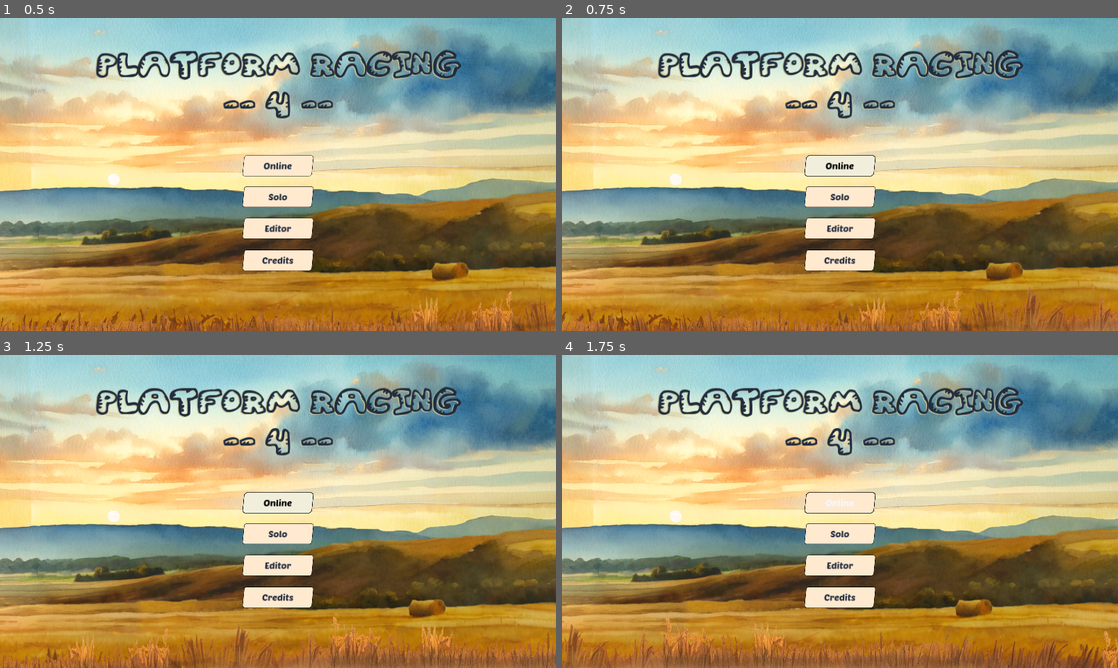
Above: before the commit, frames 1-4 (two rows, left to right).
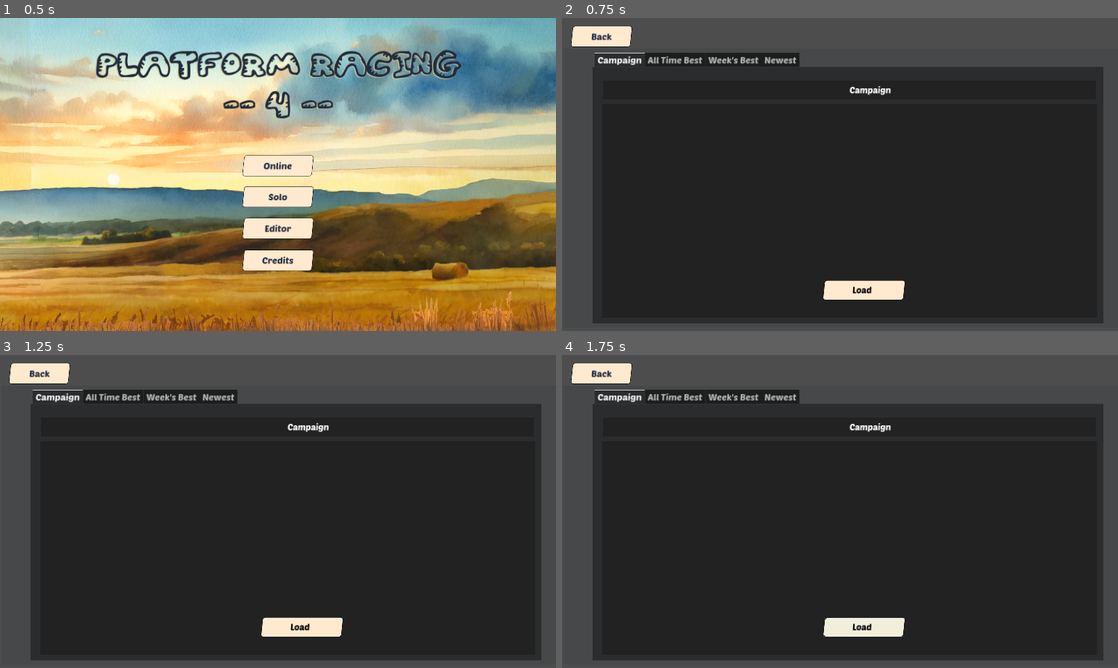
Above: after the commit, the same moments.

Repository: jacob-grahn/platform-racing-4
Game: Godot game, scene res://main/Main.tscn
Same seed, same stepped clock (60 frames per second), same inputs: the game is played once before the commit and once after it.
Inputs (mouse positions are in pixels of both pictures, inside the frame that each line leads up to):
- Up to frame 1 (0.5 s): no input
- Up to frame 2 (0.75 s): click "Online" at 0.5 s
- Up to frame 3 (1.25 s): no input
- Up to frame 4 (1.75 s): click (862, 627) at 1.25 s, where only the run after the commit has a clickable "Load"

Frame 1 is identical in both runs. In frame 2, 98% of the frame differs, in the area x 0-100%, y 0-100%; in frame 3, 98%; in frame 4, 98%.

Commit message:
Add list campaign, all time best, week's best and newest levels from PR2 and allow playing

Diff:
--- a/client/pages/editor/save_panel/save_panel.tscn
+++ b/client/pages/editor/save_panel/save_panel.tscn
@@ -18,12 +18,14 @@
 
 [node name="BigPanel" type="Panel" parent="."]
 modulate = Color(1, 1, 1, 0.976471)
+layout_mode = 0
 offset_left = -125.0
 offset_top = -115.0
 offset_right = 2068.0
 offset_bottom = 1194.0
 
 [node name="SmallPanel" type="Panel" parent="."]
+layout_mode = 0
 offset_left = 684.0
 offset_top = 261.0
 offset_right = 1294.0
--- a/client/pages/lobby/Lobby.tscn
+++ b/client/pages/lobby/Lobby.tscn
@@ -1,7 +1,8 @@
-[gd_scene load_steps=3 format=3 uid="uid://deiu5ka4ihdm5"]
+[gd_scene load_steps=4 format=3 uid="uid://deiu5ka4ihdm5"]
 
 [ext_resource type="Theme" uid="uid://cf25w553mynfo" path="res://theme.tres" id="1_4b3kv"]
 [ext_resource type="Script" path="res://pages/lobby/lobby.gd" id="1_aqp3w"]
+[ext_resource type="PackedScene" uid="uid://b7adgqavn0stv" path="res://pages/lobby/level_panel/LevelPanel.tscn" id="3_oq36o"]
 
 [node name="Lobby" type="Control"]
 layout_mode = 3
@@ -12,23 +13,8 @@
 grow_vertical = 2
 script = ExtResource("1_aqp3w")
 
-[node name="PlayButton" type="Button" parent="."]
-layout_mode = 1
-anchors_preset = 8
-anchor_left = 0.5
-anchor_top = 0.5
-anchor_right = 0.5
-anchor_bottom = 0.5
-offset_left = -674.0
-offset_top = -92.0
-offset_right = -334.0
-offset_bottom = -21.0
-grow_horizontal = 2
-grow_vertical = 2
-theme = ExtResource("1_4b3kv")
-text = "Play PR2 Level"
-
 [node name="BackButton" type="Button" parent="."]
+layout_mode = 0
 offset_left = 34.0
 offset_top = 28.0
 offset_right = 239.0
@@ -36,19 +22,5 @@
 theme = ExtResource("1_4b3kv")
 text = "Back"
 
-[node name="TextEdit" type="TextEdit" parent="."]
-layout_mode = 0
-offset_left = 693.0
-offset_top = 457.0
-offset_right = 1097.0
-offset_bottom = 520.0
-theme = ExtResource("1_4b3kv")
-text = "50815"
-
-[node name="Label" type="Label" parent="."]
-layout_mode = 0
-offset_left = 58.0
-offset_top = 56.0
-offset_right = 868.0
-offset_bottom = 95.0
-text = "Some single player stuff that wroks offline goes here..."
+[node name="LevelPanel" parent="." instance=ExtResource("3_oq36o")]
+position = Vector2(10, 43)
--- /dev/null
+++ b/client/pages/lobby/level_panel/LayerPanelTest.tscn
@@ -0,0 +1,18 @@
+[gd_scene load_steps=4 format=3 uid="uid://bi7bs5kv2g3ih"]
+
+[ext_resource type="Script" path="res://pages/editor/layer_panel/LayerPanelTest.gd" id="1_jfd33"]
+[ext_resource type="PackedScene" uid="uid://cntljr72fl7i0" path="res://pages/editor/layer_panel/LayerPanel.tscn" id="2_yewe5"]
+[ext_resource type="PackedScene" uid="uid://5mtmnjtpkf4q" path="res://layers/Layers.tscn" id="3_rbdeh"]
+
+[node name="LayerPanelTest" type="Node2D"]
+script = ExtResource("1_jfd33")
+
+[node name="LayerPanel" parent="." instance=ExtResource("2_yewe5")]
+position = Vector2(400, 349)
+
+[node name="Layers" parent="." instance=ExtResource("3_rbdeh")]
+position = Vector2(568, 1679)
+
+[node name="Art 1" type="ParallaxBackground" parent="Layers"]
+
+[node name="Blocks" type="ParallaxBackground" parent="Layers"]
--- /dev/null
+++ b/client/pages/lobby/level_panel/LevelPanel.gd
@@ -0,0 +1 @@
+extends Node2D
--- /dev/null
+++ b/client/pages/lobby/level_panel/LevelPanel.tscn
@@ -0,0 +1,56 @@
+[gd_scene load_steps=3 format=3 uid="uid://b7adgqavn0stv"]
+
+[ext_resource type="Script" path="res://pages/lobby/level_panel/LevelPanel.gd" id="1_tl1gd"]
+[ext_resource type="PackedScene" uid="uid://cyn14d54c83tf" path="res://pages/lobby/level_panel/LevelTab.tscn" id="2_lnt5f"]
+
+[node name="LevelPanel" type="Node2D"]
+script = ExtResource("1_tl1gd")
+
+[node name="BigPanel" type="Panel" parent="."]
+modulate = Color(1, 1, 1, 0.321569)
+offset_left = -5.0
+offset_top = 63.0
+offset_right = 1915.0
+offset_bottom = 1026.0
+
+[node name="MediumPanel" type="Panel" parent="."]
+modulate = Color(0, 0, 0, 1)
+offset_left = 129.0
+offset_top = 255.0
+offset_right = 1837.0
+offset_bottom = 992.0
+
+[node name="Top Panel" type="Panel" parent="."]
+modulate = Color(0, 0, 0, 1)
+offset_left = 132.0
+offset_top = 174.0
+offset_right = 1834.0
+offset_bottom = 237.0
+
+[node name="TabContainer" type="TabContainer" parent="."]
+offset_left = 95.0
+offset_top = 78.0
+offset_right = 1860.0
+offset_bottom = 1011.0
+current_tab = 0
+
+[node name="Campaign" parent="TabContainer" instance=ExtResource("2_lnt5f")]
+layout_mode = 2
+
+[node name="All Time Best" parent="TabContainer" instance=ExtResource("2_lnt5f")]
+visible = false
+layout_mode = 2
+level_tab_name = "best"
+metadata/_tab_index = 1
+
+[node name="Week\'s Best" parent="TabContainer" instance=ExtResource("2_lnt5f")]
+visible = false
+layout_mode = 2
+level_tab_name = "best_week"
+metadata/_tab_index = 2
+
+[node name="Newest" parent="TabContainer" instance=ExtResource("2_lnt5f")]
+visible = false
+layout_mode = 2
+level_tab_name = "newest"
+metadata/_tab_index = 3
--- /dev/null
+++ b/client/pages/lobby/level_panel/LevelRow.tscn
@@ -0,0 +1,82 @@
+[gd_scene load_steps=5 format=3 uid="uid://dxcflbn2h5iti"]
+
+[ext_resource type="Theme" uid="uid://cf25w553mynfo" path="res://theme.tres" id="1_unjsy"]
+[ext_resource type="ButtonGroup" uid="uid://6dt1bqvpamx1" path="res://pages/editor/layer_panel/layer_button_group.tres" id="2_hvs22"]
+
+[sub_resource type="StyleBoxFlat" id="StyleBoxFlat_1wiuq"]
+bg_color = Color(0.24122, 0.241305, 0.336642, 1)
+
+[sub_resource type="StyleBoxFlat" id="StyleBoxFlat_0umvp"]
+bg_color = Color(0.172549, 0.172549, 0.247059, 1)
+
+[node name="LevelRow" type="Control"]
+custom_minimum_size = Vector2(525, 225)
+layout_mode = 3
+anchors_preset = 0
+offset_right = 475.0
+offset_bottom = 225.0
+mouse_filter = 1
+
+[node name="ColorRect" type="ColorRect" parent="."]
+custom_minimum_size = Vector2(450, 200)
+layout_mode = 0
+offset_right = 450.0
+offset_bottom = 200.0
+color = Color(0.172549, 0.176471, 0.247059, 1)
+
+[node name="Button" type="Button" parent="."]
+layout_mode = 0
+offset_left = 3.0
+offset_top = 2.0
+offset_right = 449.0
+offset_bottom = 198.0
+theme = ExtResource("1_unjsy")
+theme_override_styles/pressed = SubResource("StyleBoxFlat_1wiuq")
+theme_override_styles/normal = SubResource("StyleBoxFlat_0umvp")
+toggle_mode = true
+button_group = ExtResource("2_hvs22")
+
+[node name="RowHolder" type="VBoxContainer" parent="."]
+custom_minimum_size = Vector2(400, 400)
+layout_mode = 0
+offset_left = 17.0
+offset_top = 17.0
+offset_right = 439.0
+offset_bottom = 417.0
+mouse_filter = 2
+
+[node name="TitleLabel" type="Label" parent="RowHolder"]
+layout_mode = 2
+theme = ExtResource("1_unjsy")
+text = "Title: This is a very very long title. Do you want to play this level?"
+text_overrun_behavior = 3
+
+[node name="Dash" type="Label" parent="RowHolder/TitleLabel"]
+layout_mode = 0
+offset_top = 20.0
+offset_right = 402.0
+offset_bottom = 59.0
+theme = ExtResource("1_unjsy")
+text = "---------------------------"
+text_overrun_behavior = 3
+
+[node name="UserLabel" type="Label" parent="RowHolder"]
+layout_mode = 2
+theme = ExtResource("1_unjsy")
+text = "By: xXSuper3Xxqsiknmqismqismqikmqsi"
+text_overrun_behavior = 3
+
+[node name="RatingLabel" type="Label" parent="RowHolder"]
+layout_mode = 2
+theme = ExtResource("1_unjsy")
+text = "Rating: 4.22"
+text_overrun_behavior = 3
+
+[node name="PlaysLabel" type="Label" parent="RowHolder"]
+layout_mode = 2
+theme = ExtResource("1_unjsy")
+text = "Plays: 1037898"
+text_overrun_behavior = 3
+
+[node name="GridContainer" type="GridContainer" parent="RowHolder"]
+layout_mode = 2
--- /dev/null
+++ b/client/pages/lobby/level_panel/LevelTab.gd
@@ -0,0 +1,90 @@
+extends TabBar
+
+signal level_load
+
+const LEVEL_ROW = preload("res://pages/lobby/level_panel/LevelRow.tscn")
+var selected_level_id = 0
+var current_page: int = 1
+
+@onready var row_holder = $ScrollContainer/RowHolder
+@onready var load_button = $LoadButton
+@onready var title_label = $TitleLabel
+
+@export var level_tab_name: String = "campaign"
+
+func _ready():
+	title_label.text = get_tab(level_tab_name)
+	load_button.pressed.connect(_load_pressed)
+	$HTTPRequest.request_completed.connect(self._http_request_completed)
+	perform_paginated_request()
+
+func get_tab(tab_name: String) -> String:
+	match tab_name:
+		"campaign":
+			return "Campaign"
+		"best":
+			return "All Time Best"
+		"best_week":
+			return "Week's Best"
+		"newest":
+			return "Newest"
+	return ""
+
+func initialize() -> void:
+	self.visible = true
+
+func close() -> void:
+	self.visible = false
+
+func perform_paginated_request() -> void:
+	var url = Helpers.get_online_url() + "/files/lists/" + level_tab_name + "/" + str(current_page)
+	var error = $HTTPRequest.request(url)
+	if error != OK:
+		push_error("An error occurred in the HTTP request.")
+
+func _http_request_completed(_result, _response_code, _headers, body):
+	var json = JSON.new()
+	json.parse(body.get_string_from_utf8())
+	var response = json.get_data()
+	if !response:
+		print("No response")
+		return
+
+	if response.levels.size() == 0:
+		print("No more levels to load.")
+		return
+
+	render(response.levels)
+	current_page += 1
+	perform_paginated_request()
+
+func render(levels: Array) -> void:
+
+	for level_data in levels:
+		var row = LEVEL_ROW.instantiate()
+		row_holder.add_child(row)
+
+		row.get_node("RowHolder/TitleLabel").text = "Title: " + level_data["title"]
+		row.get_node("RowHolder/UserLabel").text = "By: " + level_data["user_name"]
+		row.get_node("RowHolder/RatingLabel").text = "Rating: " + str(level_data["rating"])
+		row.get_node("RowHolder/PlaysLabel").text = "Plays: " + str(level_data["play_count"])
+
+		var button = row.get_node("Button")
+		button.pressed.connect(_row_pressed.bind(level_data["level_id"]))
+		if selected_level_id == level_data["level_id"]:
+			button.button_pressed = true
+
+func clear() -> void:
+	for child in row_holder.get_children():
+		child.queue_free()
+
+func _load_pressed():
+	if selected_level_id == 0:
+		return
+
+	Game.pr2_level_id = str(selected_level_id)
+	Helpers.set_scene("GAME")
+	return
+
+func _row_pressed(level_id: int):
+	selected_level_id = level_id
--- /dev/null
+++ b/client/pages/lobby/level_panel/LevelTab.tscn
@@ -0,0 +1,53 @@
+[gd_scene load_steps=3 format=3 uid="uid://cyn14d54c83tf"]
+
+[ext_resource type="Theme" uid="uid://cf25w553mynfo" path="res://theme.tres" id="1_6htbk"]
+[ext_resource type="Script" path="res://pages/lobby/level_panel/LevelTab.gd" id="1_gkoqg"]
+
+[node name="LevelTab" type="TabBar"]
+script = ExtResource("1_gkoqg")
+metadata/_tab_index = 0
+
+[node name="LoadButton" type="Button" parent="."]
+layout_mode = 0
+offset_left = 799.0
+offset_top = 736.0
+offset_right = 1077.0
+offset_bottom = 804.0
+theme = ExtResource("1_6htbk")
+theme_override_font_sizes/font_size = 16
+
+[node name="LoadLabel" type="Label" parent="LoadButton"]
+modulate = Color(0, 0, 0, 1)
+layout_mode = 0
+offset_left = 37.0
+offset_top = 15.0
+offset_right = 229.0
+offset_bottom = 68.0
+theme_override_font_sizes/font_size = 30
+text = "Load"
+horizontal_alignment = 1
+
+[node name="TitleLabel" type="Label" parent="."]
+layout_mode = 0
+offset_left = 820.0
+offset_top = 61.0
+offset_right = 1031.0
+offset_bottom = 103.0
+theme_override_font_sizes/font_size = 30
+text = "-- Campaign --"
+horizontal_alignment = 2
+
+[node name="ScrollContainer" type="ScrollContainer" parent="."]
+layout_mode = 0
+offset_left = 123.0
+offset_top = 152.0
+offset_right = 1714.0
+offset_bottom = 720.0
+horizontal_scroll_mode = 0
+
+[node name="RowHolder" type="GridContainer" parent="ScrollContainer"]
+custom_minimum_size = Vector2(1500, 550)
+layout_mode = 2
+columns = 3
+
+[node name="HTTPRequest" type="HTTPRequest" parent="."]
--- a/client/pages/lobby/lobby.gd
+++ b/client/pages/lobby/lobby.gd
@@ -1,19 +1,12 @@
 extends Control
 
-@onready var play_button = $PlayerMenu/PlayButton
 @onready var text_edit: TextEdit = $TextEdit
 @onready var back_button: Button = $BackButton
 
 
 func _ready() -> void:
-	play_button.pressed.connect(_play_pressed)
 	back_button.connect("pressed", _on_back_pressed)
 
 
 func _on_back_pressed():
 	Helpers.set_scene("TITLE")
-
-
-func _play_pressed():
-	Game.pr2_level_id = text_edit.text
-	Helpers.set_scene("GAME")
--- a/client/pages/title/Title.gd
+++ b/client/pages/title/Title.gd
@@ -33,11 +33,12 @@
 
 
 func _online_pressed():
-	if Session.is_logged_in():
-		Helpers.set_scene("LOBBY")
-	else:
-		if OS.has_feature('web'):
-			JavaScriptBridge.eval('window.location.replace("' + Helpers.get_base_url() + '/auth-ui/registration")')
+	Helpers.set_scene("LOBBY")
+	#if Session.is_logged_in():
+		#Helpers.set_scene("LOBBY")
+	#else:
+		#if OS.has_feature('web'):
+			#JavaScriptBridge.eval('window.location.replace("' + Helpers.get_base_url() + '/auth-ui/registration")')
 
 
 func _logout_pressed():
--- a/client/singletons/helpers/Helpers.gd
+++ b/client/singletons/helpers/Helpers.gd
@@ -19,6 +19,9 @@
 		return 'https://dev.platformracing.com'
 	else:
 		return 'https://platformracing.com'
+
+func get_online_url() -> String:
+	return 'https://pr2hub.com'
 
 func _get_current_level_name() -> String:
 	return current_level_name
